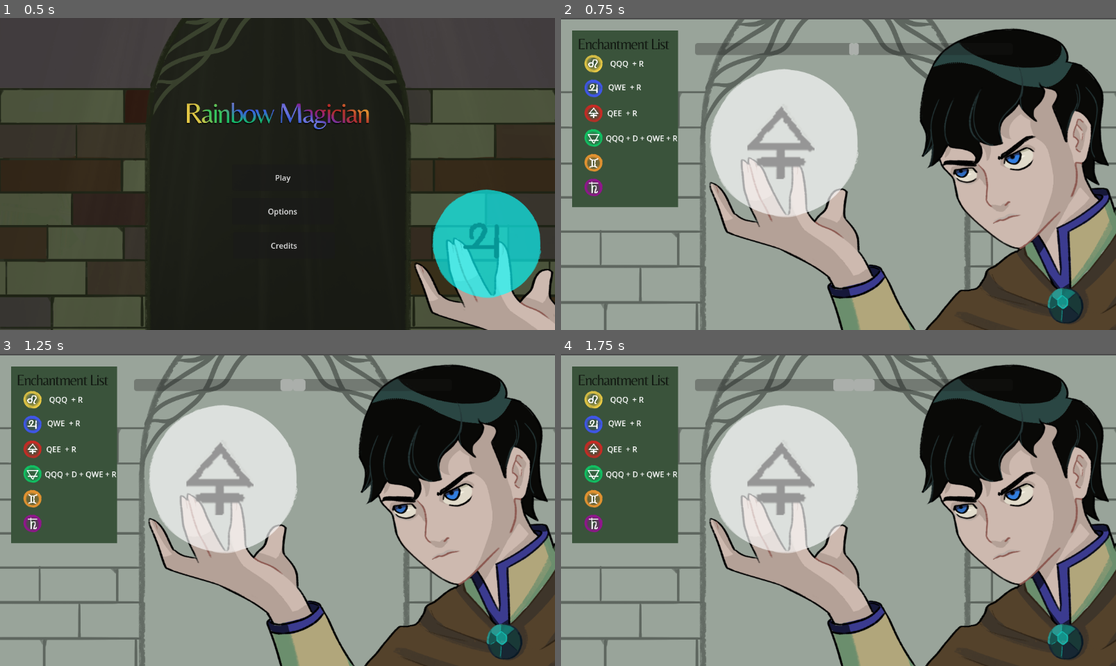
Above: before the commit, frames 1-4 (two rows, left to right).
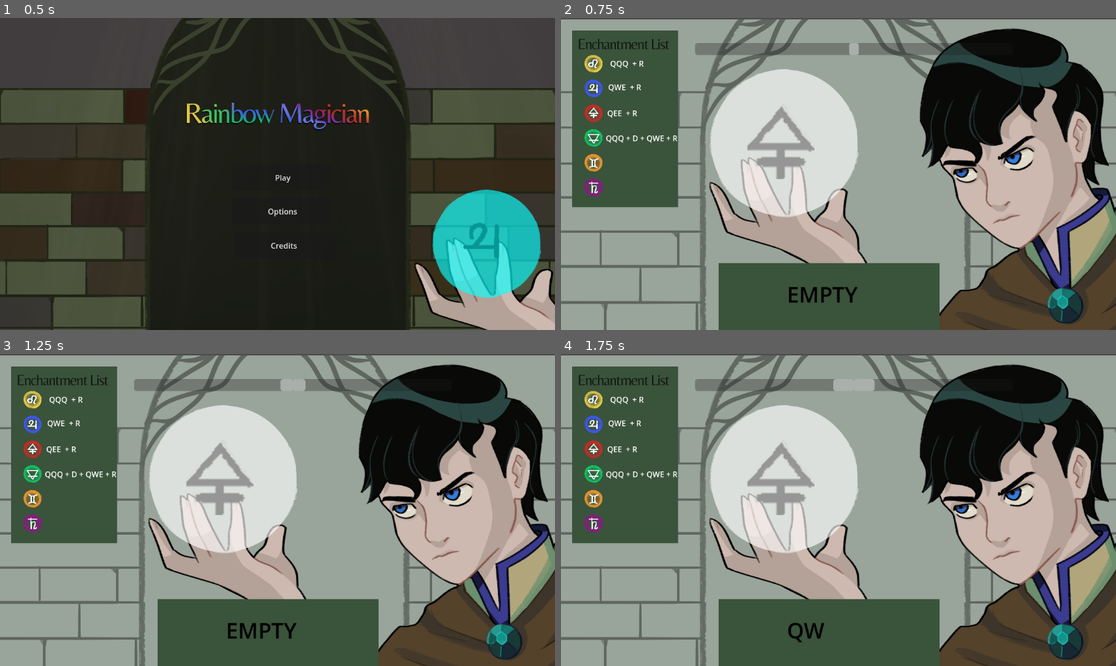
Above: after the commit, the same moments.

Repository: EmilianoMartel/rainbowmagic
Game: Godot game, scene res://scenes/main_menu.tscn
Same seed, same stepped clock (60 frames per second), same inputs: the game is played once before the commit and once after it.
Inputs:
- Up to frame 1 (0.5 s): no input
- Up to frame 2 (0.75 s): click "Play" at 0.5 s
- Up to frame 3 (1.25 s): no input
- Up to frame 4 (1.75 s): tap Q (FirstPower) at 1.35 s; tap W (SecondPower) at 1.55 s

Frame 1 is identical in both runs. In frame 2, 8.5% of the frame differs, in the area x 28-69%, y 78-100%; in frame 3, 8.5%; in frame 4, 8.5%.

Commit message:
implment sound

Diff:
--- a/objects/input_handler.gd
+++ b/objects/input_handler.gd
@@ -11,10 +11,13 @@
 
 func _physics_process(delta: float) -> void:
 	if Input.is_action_just_pressed("FirstPower"):
+		first_action.emit()
 		add_new_input("FirstPower")
 	if Input.is_action_just_pressed("SecondPower"):
+		second_action.emit()
 		add_new_input("SecondPower")
 	if Input.is_action_just_pressed("ThirdPower"):
+		third_action.emit()
 		add_new_input("ThirdPower")
 	if Input.is_action_just_pressed("Confirm"):
 		confirm.emit(current_combination)
--- a/objects/ui_game.gd
+++ b/objects/ui_game.gd
@@ -8,12 +8,14 @@
 @export var timer: Timer
 @export var spell_to_do : Sprite2D
 @export var spell : Sprite2D
-
+@export var spells_label : Label
 @export var duration: float = 60
 
 var to_change_image : Texture
 var is_timer_stopped: bool = false
 signal time_end
+
+var current_combination: String
 
 func _process(delta):
 	if timer.time_left > 0 || !is_timer_stopped:
@@ -27,6 +29,8 @@
 	input.first_action.connect(handle_first_rune)
 	input.second_action.connect(handle_second_rune)
 	input.third_action.connect(handle_thirt_rune)
+	input.confirm.connect(handle_confirm)
+	input.mix.connect(handle_confirm)
 
 	game_manager.success_combination.connect(handle_success)
 	game_manager.wrong_combination.connect(handle_fail)
@@ -34,13 +38,25 @@
 	pass
 
 func handle_first_rune():
-	pass
+	if current_combination.length() >= 3:
+		current_combination = current_combination.substr(1)
+
+	current_combination += "Q"
+	spells_label.text = current_combination
 
 func handle_second_rune():
-	pass
+	if current_combination.length() >= 3:
+		current_combination = current_combination.substr(1)
+
+	current_combination += "W"
+	spells_label.text = current_combination
 
 func handle_thirt_rune():
-	pass
+	if current_combination.length() >= 3:
+		current_combination = current_combination.substr(1)
+
+	current_combination += "E"
+	spells_label.text = current_combination
 
 func handle_success(color: Color) -> void:
 	timer.stop()
@@ -82,3 +98,8 @@
 
 func _on_timer_timeout() -> void:
 	time_end.emit()
+
+func handle_confirm(combination: Array[StringName]):
+	current_combination = ""
+	spells_label.text = current_combination
+	pass
--- a/resorces/fullspells/earth.tres
+++ b/resorces/fullspells/earth.tres
@@ -1,13 +1,15 @@
-[gd_resource type="Resource" script_class="SpellResource" load_steps=5 format=3 uid="uid://gev8p2xyfu61"]
+[gd_resource type="Resource" script_class="SpellResource" load_steps=6 format=3 uid="uid://gev8p2xyfu61"]
 
 [ext_resource type="Script" uid="uid://bnw2cs11djrbm" path="res://objects/data/spell_resource.gd" id="1_y5w7f"]
 [ext_resource type="Script" uid="uid://d1fivg5a8xrkr" path="res://objects/data/special_spell.gd" id="2_bj1tn"]
 [ext_resource type="Resource" uid="uid://nppa8esb24qc" path="res://resorces/QQQ.tres" id="2_mn3ks"]
 [ext_resource type="Resource" uid="uid://2vnc67ego0k" path="res://resorces/QWE.tres" id="3_ikkmk"]
+[ext_resource type="Texture2D" uid="uid://0l44mokpnpbe" path="res://art/spells_icons/tierra.png" id="5_ikkmk"]
 
 [resource]
 script = ExtResource("2_bj1tn")
 name = "earth"
 combination = Array[ExtResource("1_y5w7f")]([ExtResource("2_mn3ks"), ExtResource("3_ikkmk")])
 color = Color(0, 0.563816, 1.92523e-07, 1)
+type_view = ExtResource("5_ikkmk")
 metadata/_custom_type_script = "uid://d1fivg5a8xrkr"
--- a/scenes/main_game.gd
+++ b/scenes/main_game.gd
@@ -43,7 +43,6 @@
 			created_basic_spell = true
 			ui.handle_success(current_spell.color)
 			success += 1
-			success_combination.emit()
 			break
 
 	if not created_basic_spell:
--- a/scenes/main_game.tscn
+++ b/scenes/main_game.tscn
@@ -16,6 +16,7 @@
 [ext_resource type="Resource" uid="uid://coypkjrwyn42w" path="res://resorces/QEE.tres" id="8_vnsdt"]
 [ext_resource type="Resource" uid="uid://nppa8esb24qc" path="res://resorces/QQQ.tres" id="9_ikqpi"]
 [ext_resource type="Resource" uid="uid://2vnc67ego0k" path="res://resorces/QWE.tres" id="10_5luka"]
+[ext_resource type="AudioStream" uid="uid://b17e8f0f8wa48" path="res://sound/Sunlight Through Leaves.mp3" id="11_vnsdt"]
 
 [node name="MainGame" type="Node2D" node_paths=PackedStringArray("input_handler", "ui")]
 script = ExtResource("1_s3esy")
@@ -25,6 +26,10 @@
 spell_resources = Array[Resource]([ExtResource("2_o6v7o"), ExtResource("3_wjob3"), ExtResource("4_8xp80"), ExtResource("5_sp04v")])
 final_scene = ExtResource("4_2l77h")
 basic_spells_list = Array[ExtResource("7_ihbck")]([ExtResource("8_vnsdt"), ExtResource("9_ikqpi"), ExtResource("10_5luka")])
+
+[node name="SunlightThroughLeaves" type="AudioStreamPlayer" parent="."]
+stream = ExtResource("11_vnsdt")
+autoplay = true
 
 [node name="Bg" type="Sprite2D" parent="."]
 position = Vector2(569, 336)
@@ -36,6 +41,15 @@
 scale = Vector2(0.522239, 0.522239)
 texture = ExtResource("4_ygxny")
 script = ExtResource("2_d2op2")
+
+[node name="Spell" type="Sprite2D" parent="."]
+position = Vector2(463, 260)
+scale = Vector2(0.559783, 0.559783)
+texture = ExtResource("7_wi4c7")
+
+[node name="SpellToDo" type="Sprite2D" parent="."]
+position = Vector2(456, 257)
+texture = ExtResource("8_70vka")
 
 [node name="UI_Game" parent="." node_paths=PackedStringArray("input", "game_manager", "spell_to_do", "spell") instance=ExtResource("6_ygxny")]
 anchors_preset = 0
@@ -53,13 +67,4 @@
 spell_to_do = NodePath("../SpellToDo")
 spell = NodePath("../Spell")
 
-[node name="Spell" type="Sprite2D" parent="."]
-position = Vector2(463, 260)
-scale = Vector2(0.559783, 0.559783)
-texture = ExtResource("7_wi4c7")
-
-[node name="SpellToDo" type="Sprite2D" parent="."]
-position = Vector2(456, 257)
-texture = ExtResource("8_70vka")
-
 [connection signal="time_end" from="UI_Game" to="." method="_on_ui_game_time_end"]
--- a/scenes/main_menu.tscn
+++ b/scenes/main_menu.tscn
@@ -1,9 +1,10 @@
-[gd_scene load_steps=8 format=3 uid="uid://cu5uvmxxt77gw"]
+[gd_scene load_steps=9 format=3 uid="uid://cu5uvmxxt77gw"]
 
 [ext_resource type="Script" uid="uid://dlx1mkbbo1wwi" path="res://scenes/main_menu.gd" id="1_l6cm7"]
 [ext_resource type="PackedScene" uid="uid://c7xsvycfditan" path="res://scenes/main_game.tscn" id="2_ekxnf"]
 [ext_resource type="Texture2D" uid="uid://ccr51xcbqbn5d" path="res://art/mago.png" id="3_bqqt6"]
 [ext_resource type="Texture2D" uid="uid://drtsx02fpdhft" path="res://art/bgs/bgMenu.png" id="3_rtw2f"]
+[ext_resource type="AudioStream" uid="uid://rgpmg5j43be5" path="res://sound/Floating Dream.mp3" id="3_tbmy8"]
 [ext_resource type="Texture2D" uid="uid://bruj1pr2kss7c" path="res://art/spells_icons/jupiter.png" id="4_8ln24"]
 [ext_resource type="Texture2D" uid="uid://cvtwl7kckjb0q" path="res://art/spell.png" id="4_wu84c"]
 [ext_resource type="Texture2D" uid="uid://qmbm3wur5uq2" path="res://art/bgs/credits.png" id="7_oa1go"]
@@ -18,6 +19,10 @@
 script = ExtResource("1_l6cm7")
 other_scene = ExtResource("2_ekxnf")
 credits = NodePath("Credits")
+
+[node name="FloatingDream" type="AudioStreamPlayer" parent="."]
+stream = ExtResource("3_tbmy8")
+autoplay = true
 
 [node name="BgMenu" type="Sprite2D" parent="."]
 position = Vector2(576.889, 326.375)
--- a/scenes/ui_game.tscn
+++ b/scenes/ui_game.tscn
@@ -1,9 +1,9 @@
-[gd_scene load_steps=6 format=3 uid="uid://cp00wscnxftj4"]
+[gd_scene load_steps=7 format=3 uid="uid://cp00wscnxftj4"]
 
 [ext_resource type="Script" uid="uid://diu61ryv5eemu" path="res://objects/ui_game.gd" id="1_35xpy"]
 [ext_resource type="Texture2D" uid="uid://c7clwkorfau3w" path="res://art/lista.png" id="2_a7cbq"]
 [ext_resource type="Texture2D" uid="uid://qax30u8c36cy" path="res://art/spells_icons/spells.png" id="3_y6wst"]
-[ext_resource type="Texture2D" uid="uid://55nivwpl5ng" path="res://art/square.png" id="4_rwq73"]
+[ext_resource type="Texture2D" uid="uid://d1dobylgemt6h" path="res://art/barra de spells.png" id="4_rwq73"]
 
 [sub_resource type="GDScript" id="GDScript_a7cbq"]
 script/source = "extends Control
@@ -33,7 +33,12 @@
 	reset_timer()
 "
 
-[node name="UI_Game" type="Control" node_paths=PackedStringArray("left_bar", "right_bar", "timer")]
+[sub_resource type="LabelSettings" id="LabelSettings_rwq73"]
+paragraph_spacing = 10.0
+font_size = 45
+font_color = Color(0, 0, 0, 1)
+
+[node name="UI_Game" type="Control" node_paths=PackedStringArray("left_bar", "right_bar", "timer", "spells_label")]
 layout_mode = 3
 anchor_right = 1.0
 anchor_bottom = 0.991
@@ -45,6 +50,7 @@
 left_bar = NodePath("ProgressBar")
 right_bar = NodePath("ProgressBar2")
 timer = NodePath("Timer")
+spells_label = NodePath("SpellsLabel")
 duration = 10.0
 
 [node name="ProgressBar" type="ProgressBar" parent="."]
@@ -134,25 +140,21 @@
 offset_bottom = 239.0
 text = "QQQ + D + QWE + R"
 
-[node name="TextureRect" type="TextureRect" parent="."]
-modulate = Color(0.0235294, 0.403922, 0.239216, 1)
-layout_mode = 1
-anchors_preset = -1
-anchor_right = 1.0
-anchor_bottom = 1.0
-offset_left = 322.0
-offset_top = 514.0
-offset_right = -322.0
-grow_horizontal = 2
-grow_vertical = 0
+[node name="List2" type="TextureRect" parent="."]
+offset_left = 304.0
+offset_top = 483.0
+offset_right = 763.0
+offset_bottom = 624.0
 texture = ExtResource("4_rwq73")
 expand_mode = 1
 
-[node name="Label4" type="Label" parent="."]
+[node name="SpellsLabel" type="Label" parent="."]
 layout_mode = 0
-offset_left = 455.0
-offset_top = 552.0
-offset_right = 668.0
-offset_bottom = 607.0
+offset_left = 446.0
+offset_top = 516.0
+offset_right = 659.0
+offset_bottom = 579.0
+text = "EMPTY"
+label_settings = SubResource("LabelSettings_rwq73")
 
 [connection signal="timeout" from="Timer" to="." method="_on_timer_timeout"]
Not shown: 1 places in scenes/main_game.tscn that only renumber resources
Not shown, added: sound/Floating Dream.mp3.import
Not shown, added: sound/Sunlight Through Leaves.mp3.import
Not shown, added: sound/Floating Dream.mp3
Not shown, added: sound/Sunlight Through Leaves.mp3
